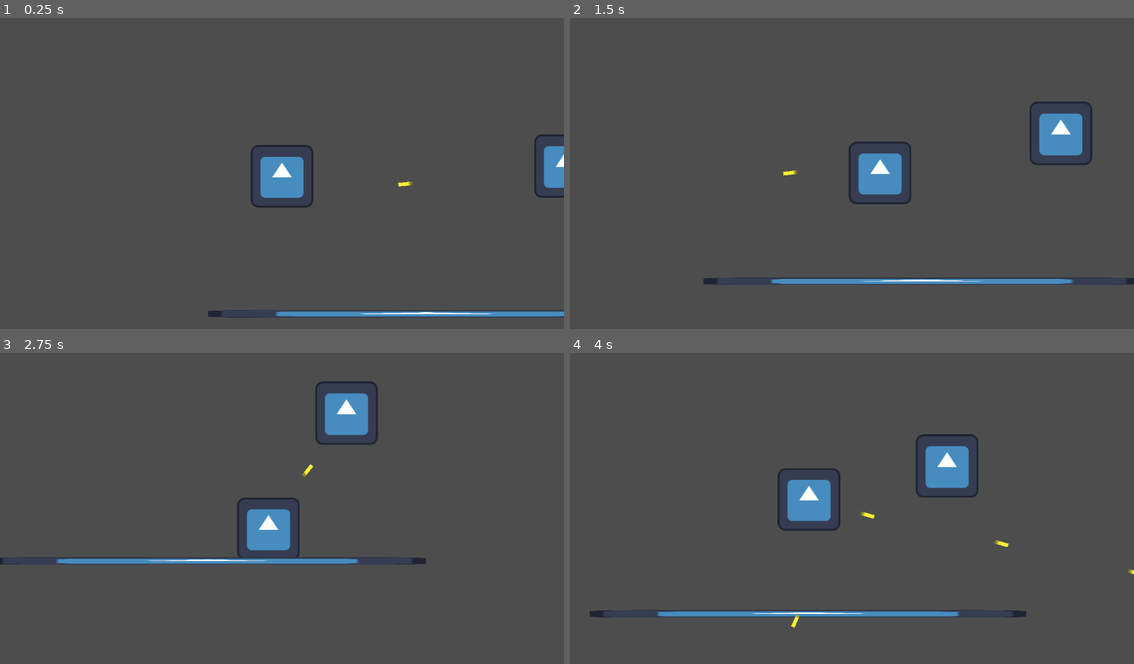
Above: before the commit, frames 1-4 (two rows, left to right).
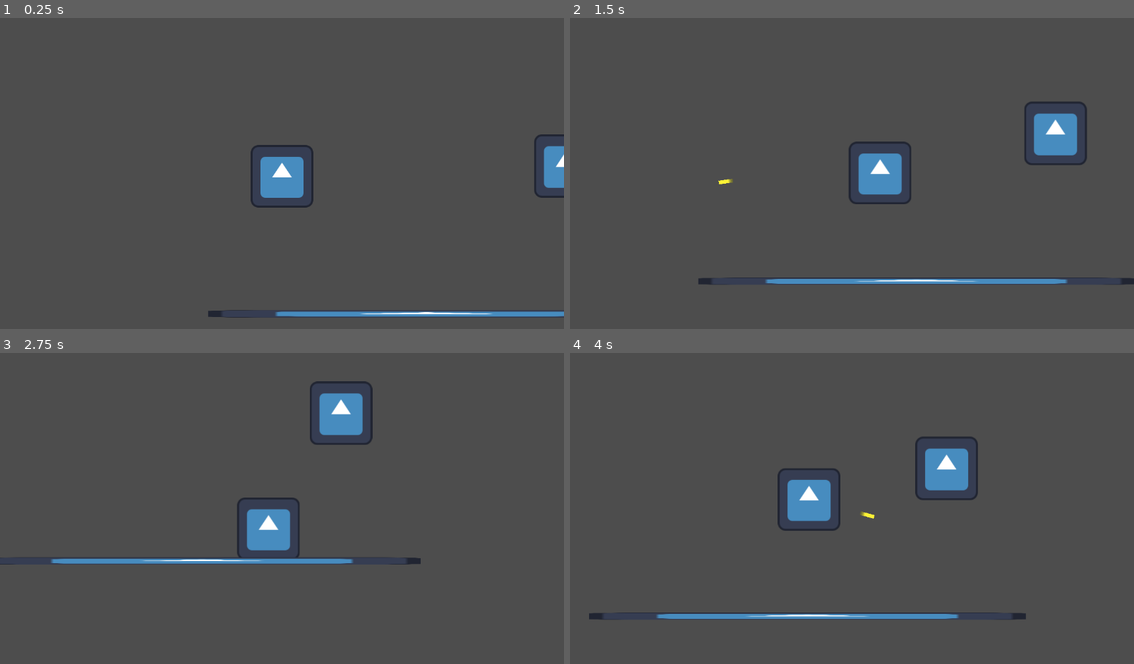
Above: after the commit, the same moments.

Repository: joseph-tighe/ricochet
Game: Godot game, scene res://node_2d.tscn
Same seed, same stepped clock (60 frames per second), same inputs: the game is played once before the commit and once after it. The engine's default icon, where the game draws it, is replaced by a stand-in: a white triangle on a blue panel in a dark square.
Inputs (mouse positions are in pixels of both pictures, inside the frame that each line leads up to):
- Up to frame 1 (0.25 s): no input
- Up to frame 2 (1.5 s): tap Enter at 0.5 s; move the mouse to (976, 161) at 0.52 s; hold D 0.53-1.28 s; hold Space (shoot) 0.53-1.28 s; move the mouse to (739, 192) at 1.27 s; hold S from 1.28 s (still down); tap Space (shoot) at 1.35 s
- Up to frame 3 (2.75 s): move the mouse to (338, 443) at 2.02 s; release S at 2.03 s; hold D from 2.03 s (still down); hold Space (shoot) from 2.03 s (still down)
- Up to frame 4 (4 s): move the mouse to (823, 573) at 2.77 s; release D at 2.78 s; release Space (shoot) at 2.78 s; hold W 2.78-3.53 s; tap Space (shoot) at 2.85 s; move the mouse to (1021, 558) at 3.52 s; hold A from 3.53 s (still down); hold Space (shoot) from 3.53 s (still down)

The runs differ from the first frame. In frame 1, less than 0.1% of the frame differs, in the area x 70-74%, y 52-55%; in frame 2, 0.9%; in frame 3, 0.8%; in frame 4, 1.9%, in the area x 3-100%, y 26-89%.

Commit message:
bullet now so tastey wastey. It rotates correctly now, also adjusted speed of projectile

Diff:
--- /dev/null
+++ b/_node_2d_11.tscn
@@ -0,0 +1,5 @@
+[gd_scene format=3 uid="uid://bssl44ief2dtb"]
+
+[ext_resource type="PackedScene" path="res://bullet.tscn" id="1_grycv"]
+
+[node name="_Node2D_11" unique_id=1861664223 instance=ExtResource("1_grycv")]
--- a/test.gd
+++ b/test.gd
@@ -1,11 +1,12 @@
 # Bullet.gd — attached to the bullet scene's root
 extends CharacterBody2D
 
-@export var speed := 1000.0
+@export var speed := 3000.0
 @export var direction := Vector2.RIGHT
 var damage = 1
 
 func _physics_process(delta: float) -> void:
+	rotateTowards()
 	var collision = move_and_collide(direction * speed * delta)
 	if collision:
 		var collider = collision.get_collider()
@@ -16,7 +17,6 @@
 			collider.health -= damage
 			queue_free()
 		direction = direction.bounce(collision.get_normal()).normalized()
-		rotateTowards()
 		damage *= 2
 func rotateTowards() -> void:
-	rotate(atan2(direction.y, direction.x));
+	rotate(atan2(direction.y, direction.x)-rotation);
Not shown, changed: Layer 1.png.import
Not shown, changed: bullet.png.import
Not shown, changed: icon.svg.import
